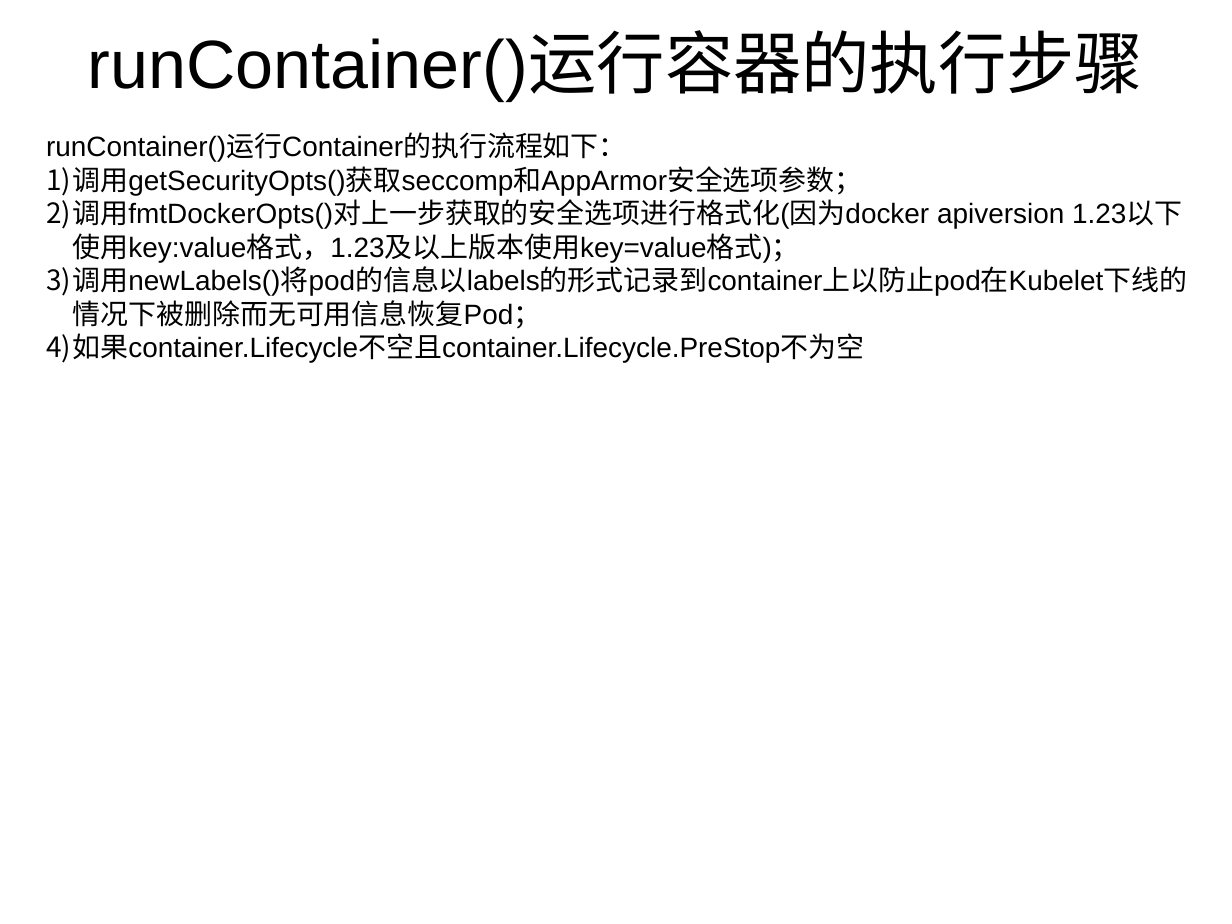
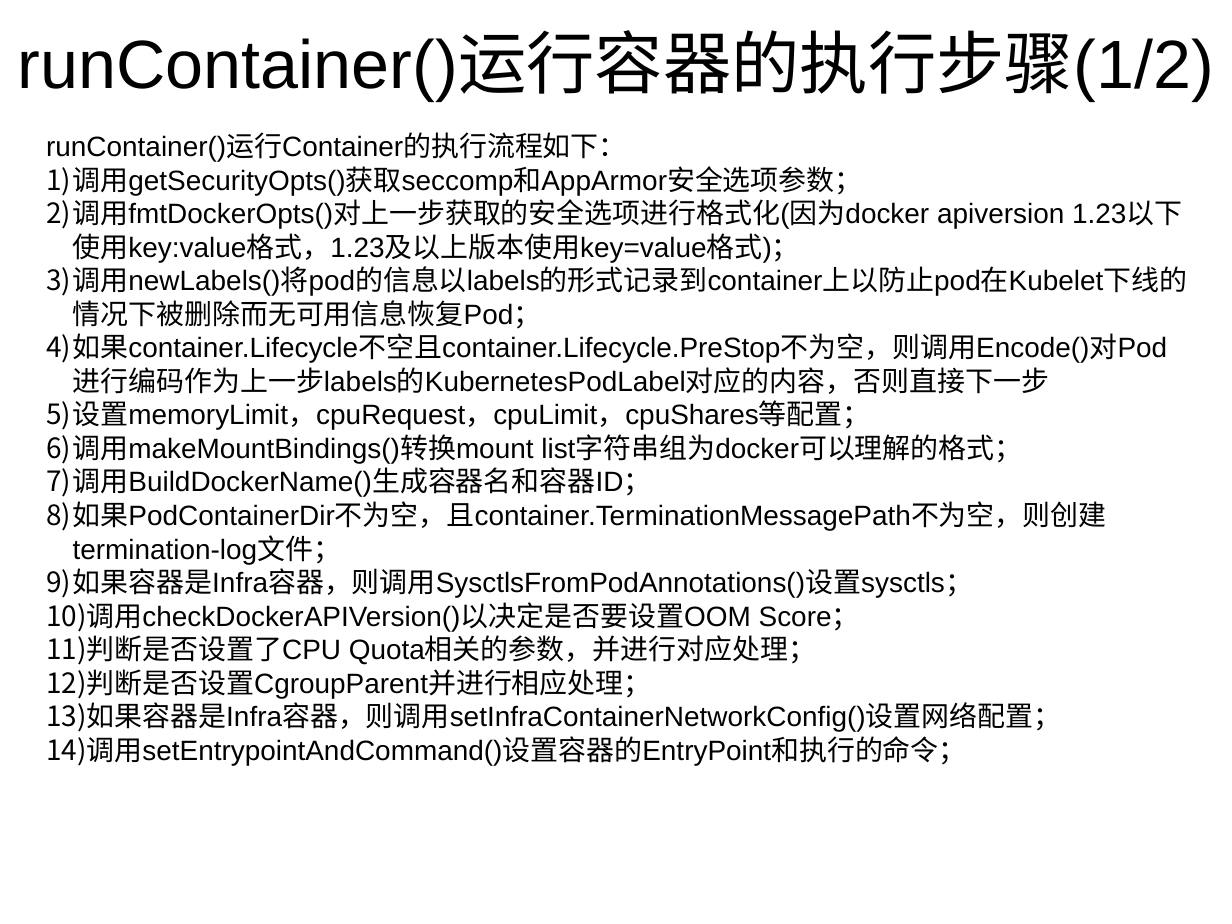
Before and after one commit to loveliuliu/Kubernetes-step-by-step, a slide deck: slide 34 of code_analysis/Kubelet/Kubelet.odp. Drawn at 1232x924 pixels with LibreOffice and Linux fonts; fonts in the diff are those of the drawing. Boxes give left, top, right and bottom in pixels: in the first picture for what was removed or moved away, otherwise in the second. Text is boxed around its words. In the diff, an @@ line names an element or a change of style, - is before the commit and + after.

```diff
--- a/code_analysis/Kubelet/Kubelet.odp
+++ b/code_analysis/Kubelet/Kubelet.odp
@@ title at box(18, 34, 1214, 101): text changed @@
-runContainer()运行容器的执行步骤
+runContainer()运行容器的执行步骤(1/2)
@@ text at box(46, 333, 1167, 766): text changed @@
-4) 如果container.Lifecycle不空且container.Lifecycle.PreStop不为空
+4) 如果container.Lifecycle不空且container.Lifecycle.PreStop不为空，则调用Encode()对Pod进行编码作为上一步labels的KubernetesPodLabel对应的内容，否则直接下一步
+5) 设置memoryLimit，cpuRequest，cpuLimit，cpuShares等配置；
+6) 调用makeMountBindings()转换mount list字符串组为docker可以理解的格式；
+7) 调用BuildDockerName()生成容器名和容器ID；
+8) 如果PodContainerDir不为空，且container.TerminationMessagePath不为空，则创建termination-log文件；
+9) 如果容器是Infra容器，则调用SysctlsFromPodAnnotations()设置sysctls；
+10) 调用checkDockerAPIVersion()以决定是否要设置OOM Score；
+11) 判断是否设置了CPU Quota相关的参数，并进行对应处理；
+12) 判断是否设置CgroupParent并进行相应处理；
+13) 如果容器是Infra容器，则调用setInfraContainerNetworkConfig()设置网络配置；
+14) 调用setEntrypointAndCommand()设置容器的EntryPoint和执行的命令；
```
Also in this commit, not shown: 2 other slides changed, 9 slides added, 1 slide removed.
